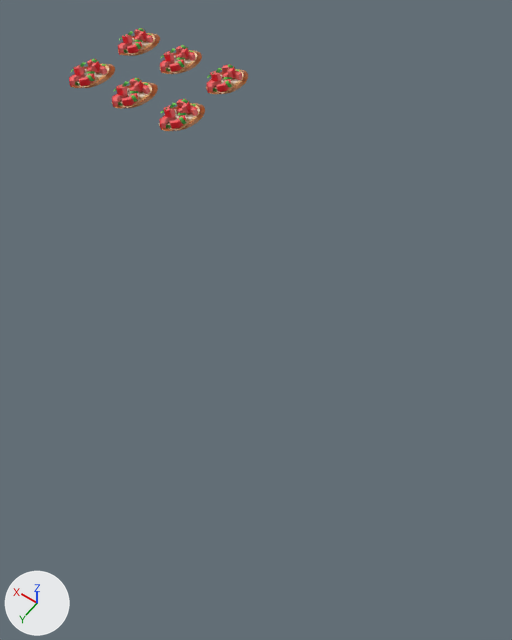
The FBX model Divine Dine/Assets/Prefabs/Recipes/Appetizers/Gourmet Cafe/BruschettaTomatoBasil.fbx: old version first, new version second.
Rendered twice from a 50 mm camera at (-0.27, 0.0, 1.575) aimed at (0.118, -0.543, 0.722). Arrows for +X, +Y and +Z are at lower left; the lights stay in place. Where no turn or scale is listed for an object, it has been applied to the vertices. Vertices at the same position are counted once.

Objects in the first picture: 'Brushetta7'.
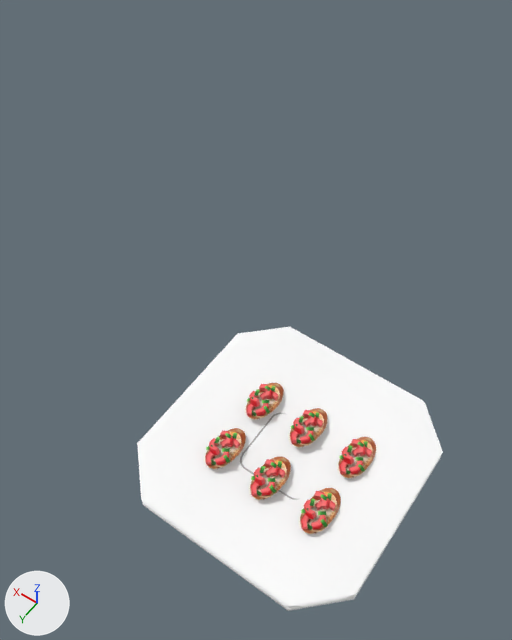
Edits to the bpy script that builds the scene:
```text
Change me_mesh:
    remove me_mesh.from_pydata(...)  # 900 vertices, 822 faces; spans x -0.115..0.111, y -0.087..0.11, z -0.007..0.019
    add me_mesh.from_pydata(...)  # 940 vertices, 856 faces; spans x -0.203..0.203, y -0.203..0.203, z 0.0..0.047
    me_mesh part 1: the loose piece of 42 vertices spanning x -0.115..-0.07, y 0.023..0.11, z -0.007..0.0 is moved by (-0.003, -0.01, 0.028)
    me_mesh part 2: the loose piece of 16 vertices spanning x -0.109..-0.093, y 0.069..0.1, z -0.003..0.009 is moved by (-0.003, -0.01, 0.028)
    me_mesh part 3: the loose piece of 16 vertices spanning x -0.11..-0.082, y 0.048..0.07, z -0.005..0.009 is moved by (-0.003, -0.01, 0.028)
    me_mesh part 4: the loose piece of 16 vertices spanning x -0.094..-0.078, y 0.078..0.109, z -0.004..0.008 is moved by (-0.003, -0.01, 0.028)
    me_mesh part 5: the loose piece of 16 vertices spanning x -0.102..-0.073, y 0.045..0.066, z -0.002..0.015 is moved by (-0.003, -0.01, 0.028)
    me_mesh part 6: the loose piece of 16 vertices spanning x -0.095..-0.07, y 0.066..0.091, z -0.002..0.019 is moved by (-0.003, -0.01, 0.028)
    me_mesh part 7: the loose piece of 4 vertices spanning x -0.106..-0.092, y 0.068..0.079, z 0.009 is moved by (-0.003, -0.01, 0.028)
    me_mesh part 8: the loose piece of 4 vertices spanning x -0.096..-0.084, y 0.05..0.056, z 0.014..0.015 is moved by (-0.003, -0.01, 0.028)
    me_mesh part 9: the loose piece of 4 vertices spanning x -0.083..-0.074, y 0.063..0.076, z 0.012 is moved by (-0.003, -0.01, 0.028)
    me_mesh part 10: the loose piece of 4 vertices spanning x -0.115..-0.103, y 0.081..0.089, z 0.006..0.011 is moved by (-0.003, -0.01, 0.028)
    me_mesh part 11: the loose piece of 42 vertices spanning x -0.023..0.023, y 0.023..0.11, z -0.007..0.0 is moved by (-0.003, -0.01, 0.028)
    me_mesh part 12: the loose piece of 16 vertices spanning x -0.016..-0.001, y 0.069..0.1, z -0.003..0.009 is moved by (-0.003, -0.01, 0.028)
    me_mesh part 13: the loose piece of 16 vertices spanning x -0.017..0.01, y 0.048..0.07, z -0.005..0.009 is moved by (-0.003, -0.01, 0.028)
    me_mesh part 14: the loose piece of 16 vertices spanning x -0.001..0.014, y 0.078..0.109, z -0.004..0.008 is moved by (-0.003, -0.01, 0.028)
    me_mesh part 15: the loose piece of 16 vertices spanning x -0.01..0.02, y 0.045..0.066, z -0.002..0.015 is moved by (-0.003, -0.01, 0.028)
    me_mesh part 16: the loose piece of 16 vertices spanning x -0.002..0.023, y 0.066..0.091, z -0.002..0.019 is moved by (-0.003, -0.01, 0.028)
    me_mesh part 17: the loose piece of 4 vertices spanning x -0.013..0.0, y 0.068..0.079, z 0.009 is moved by (-0.003, -0.01, 0.028)
    me_mesh part 18: the loose piece of 4 vertices spanning x 0.01..0.018, y 0.063..0.076, z 0.012 is moved by (-0.003, -0.01, 0.028)
    me_mesh part 19: the loose piece of 4 vertices spanning x -0.023..-0.011, y 0.081..0.089, z 0.006..0.011 is moved by (-0.003, -0.01, 0.028)
    me_mesh part 20: the loose piece of 42 vertices spanning x 0.065..0.111, y 0.023..0.11, z -0.007..0.0 is moved by (-0.003, -0.01, 0.028)
    me_mesh part 21: the loose piece of 16 vertices spanning x 0.072..0.087, y 0.069..0.1, z -0.003..0.009 is moved by (-0.003, -0.01, 0.028)
    me_mesh part 22: the loose piece of 16 vertices spanning x 0.071..0.098, y 0.048..0.07, z -0.005..0.009 is moved by (-0.003, -0.01, 0.028)
    me_mesh part 23: the loose piece of 16 vertices spanning x 0.087..0.103, y 0.078..0.109, z -0.004..0.008 is moved by (-0.003, -0.01, 0.028)
    me_mesh part 24: 48 loose pieces with 510 vertices, spanning x -0.115..0.111, y -0.087..0.103, z -0.007..0.019, are deleted
    me_mesh part 25: 550 vertices added at x -0.203..0.203, y -0.203..0.203, z 0.0..0.047
    add me_mesh.materials.append(mat_phong1)  # picture img_plate2_jpg
Change ob_brushetta7:
    ob_brushetta7.location: (0.421, -0.719, 0.939) -> (0.0, -0.47, 0.52)
```

What differs and where, as boxes (x1, y1, x2, y2) in the pictures (512 x 640 px; the box of a moved part takes in the faces that stretch with it):
'Brushetta7', reshaped, moved (71% wider, 174% taller): before (69, 28, 248, 131); after (137, 327, 443, 611)
part 1 of me_mesh, moved or reshaped: before (159, 103, 205, 131); after (300, 488, 340, 534)
part 2 of me_mesh, moved or reshaped: before (169, 115, 186, 129); after (311, 515, 326, 530)
part 3 of me_mesh, moved or reshaped: before (176, 106, 198, 116); after (315, 500, 336, 511)
part 4 of me_mesh, moved or reshaped: before (160, 115, 176, 130); after (301, 513, 311, 530)
part 5 of me_mesh, moved or reshaped: before (176, 99, 191, 113); after (314, 491, 329, 509)
part 6 of me_mesh, moved or reshaped: before (164, 105, 175, 118); after (304, 500, 316, 519)
part 7 of me_mesh, moved or reshaped: before (178, 113, 186, 115); after (318, 511, 326, 515)
part 8 of me_mesh, moved or reshaped: before (181, 99, 190, 103); after (320, 494, 329, 500)
part 9 of me_mesh, moved or reshaped: before (170, 103, 176, 108); after (310, 498, 315, 506)
part 10 of me_mesh, moved or reshaped: before (179, 117, 186, 124); after (320, 519, 327, 527)
part 11 of me_mesh, moved or reshaped: before (112, 82, 158, 109); after (250, 456, 291, 500)
part 12 of me_mesh, moved or reshaped: before (121, 93, 138, 106); after (260, 482, 275, 496)
part 13 of me_mesh, moved or reshaped: before (129, 84, 150, 94); after (265, 467, 285, 478)
part 14 of me_mesh, moved or reshaped: before (112, 93, 128, 107); after (251, 480, 260, 496)
part 15 of me_mesh, moved or reshaped: before (129, 78, 143, 92); after (265, 459, 279, 477)
part 16 of me_mesh, moved or reshaped: before (116, 84, 128, 95); after (254, 468, 266, 486)
part 17 of me_mesh, moved or reshaped: before (130, 91, 138, 93); after (268, 478, 275, 482)
part 18 of me_mesh, moved or reshaped: before (122, 81, 129, 86); after (260, 466, 265, 473)
part 19 of me_mesh, moved or reshaped: before (131, 95, 138, 102); after (269, 485, 276, 493)
part 20 of me_mesh, moved or reshaped: before (69, 64, 115, 88); after (205, 428, 246, 469)
part 21 of me_mesh, moved or reshaped: before (78, 74, 95, 86); after (215, 452, 229, 465)
part 22 of me_mesh, moved or reshaped: before (87, 65, 107, 75); after (220, 438, 240, 448)
part 23 of me_mesh, moved or reshaped: before (69, 74, 85, 87); after (206, 451, 220, 465)
part 24 of me_mesh, deleted (red): before (71, 28, 248, 94)
